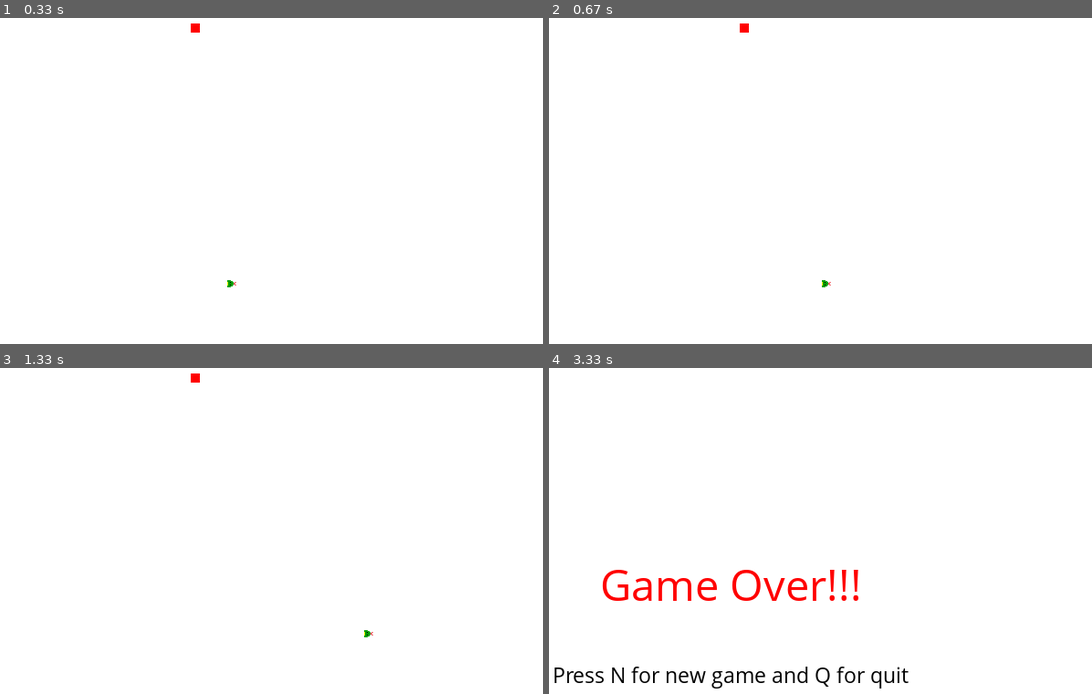
Above: before the commit, frames 1-4 (two rows, left to right).
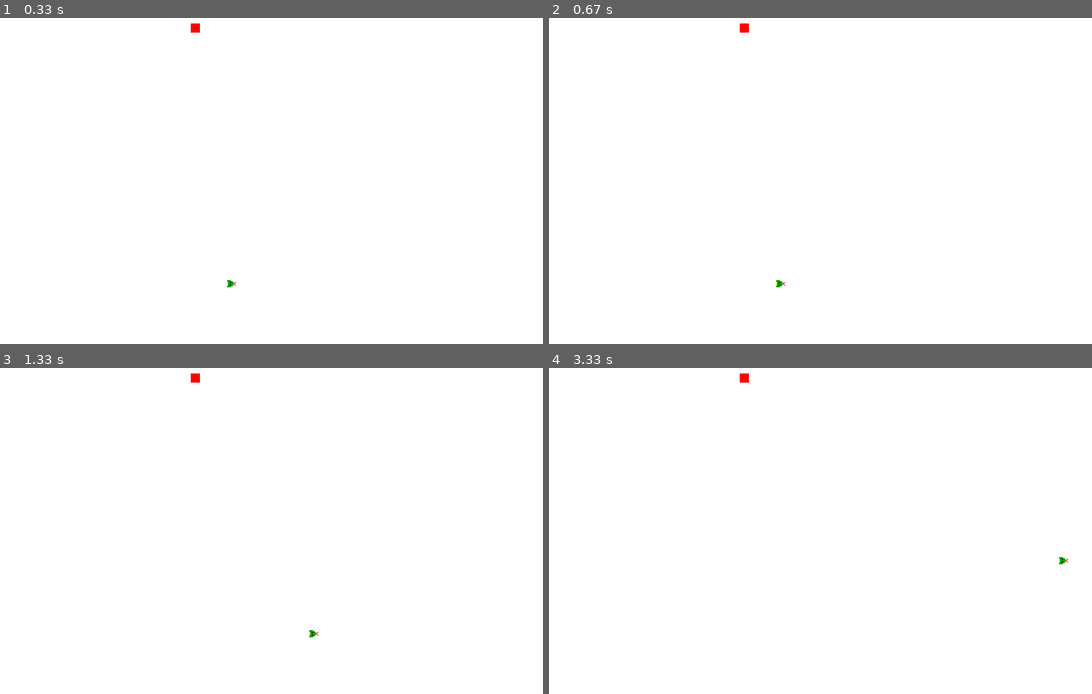
Above: after the commit, the same moments.

Repository: RIPTIDEKING/Snake_Pygame
Game: pygame game, started from pygameStart.py
Same seed, same stepped clock (60 frames per second), same inputs: the game is played once before the commit and once after it.
Inputs:
- Up to frame 1 (0.33 s): no input
- Up to frame 2 (0.67 s): hold P from 0.33 s (still down); hold Right from 0.33 s (still down)
- Up to frame 3 (1.33 s): release P at 0.8 s; release Right at 0.8 s; hold P 0.83-1.3 s
- Up to frame 4 (3.33 s): tap Enter at 1.33 s; hold Up 2.17-2.63 s; hold Right 2.67-3.13 s; hold Left from 3.17 s (still down)

Frame 1 is identical in both runs. In frame 2, less than 0.1% of the frame differs, in the area x 41-52%, y 80-83%; in frame 3, less than 0.1%; in frame 4, 2.5%, in the area x 1-96%, y 1-99%.

Commit message:
added final score and features

Diff:
--- a/pygameStart.py
+++ b/pygameStart.py
@@ -73,7 +73,7 @@
 def gameLoop():
 
     global direction
-
+    direction = "Right"
     gameExit = False
     gameOver = False
 
@@ -85,6 +85,11 @@
     lead_x_change = 10
     lead_y_change = 0
 
+
+    tempx = 0
+    tempy = 0
+    pauPla = 0
+
     last_btn = 0
 
     snakeList = []
@@ -92,16 +97,18 @@
     #snakeList.append([display_width,display_height-block_size])
     #snakeList.append([display_width,display_height-(2*block_size)])
 
-    while not gameExit:
+    while not gameExit :
       #  event = pygame.event.get()
+        score = int((snake_length-1)/2)
 
         while gameOver == True:
             gameDisplay.fill(white)
             message_to_screen("Game Over!!!",red,y_displace = -50,size = "medium")
+            message_to_screen("Your Score: {}".format(score),blue)
             message_to_screen("Press N for new game and Q for quit",black,y_displace = 50)
             pygame.display.update()
 
-            for event in pygame.event.get():
+            for event in pygame.event.get() :
 
                 if event.type == pygame.QUIT:
                         gameExit = True
@@ -121,7 +128,23 @@
                 #gameDisplay.fill(white)
                 gameExit = True
             if event.type == pygame.KEYDOWN:
-                if event.key == pygame.K_LEFT and  lead_x_change == 0:
+
+                if event.key == pygame.K_p and pauPla == 0:
+                    tempx = lead_x_change
+                    tempy = lead_y_change
+                    lead_x_change = 0
+                    lead_y_change = 0
+                    pauPla = 1
+                    break
+                elif event.key == pygame.K_p and pauPla == 1:
+                    lead_x_change = tempx
+                    lead_y_change = tempy
+                    pauPla = 0
+                    break
+
+                if pauPla == 1:
+                    break
+                elif event.key == pygame.K_LEFT and  lead_x_change == 0:
                     lead_x_change = -block_size
                     lead_y_change = 0
                     direction = "Left"
@@ -142,17 +165,9 @@
                     direction = "Down"
                     break
 
-        '''
-            if event.type == pygame.KEYUP:
-                if event.key == pygame.K_LEFT:
-                    lead_x_change = 0
-                if event.key == pygame.K_RIGHT:
-                    lead_x_change = 0
-                if event.key == pygame.K_UP:
-                    lead_y_change = 0
-                if event.key == pygame.K_DOWN:
-                    lead_y_change = 0
-        '''
+        if pauPla == 1:
+            continue
+
         if lead_x >=display_width or lead_y >= display_height or lead_x < 0 or lead_y < 0:
             gameOver = True
 
@@ -180,7 +195,7 @@
         if lead_x == randAppleX and lead_y == randAppleY:
                 randAppleX = random.randrange(0,display_width-block_size,block_size)
                 randAppleY = random.randrange(0,display_height-block_size,block_size)
-                snake_length += 1
+                snake_length += 2
 
         clock.tick(FPS)
     quit()
